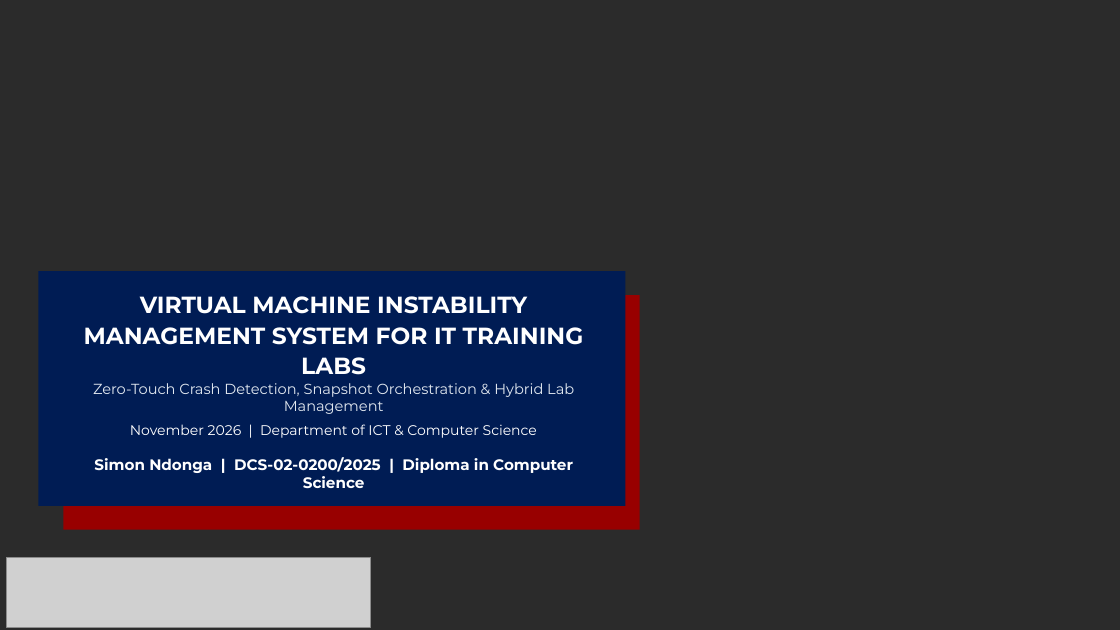
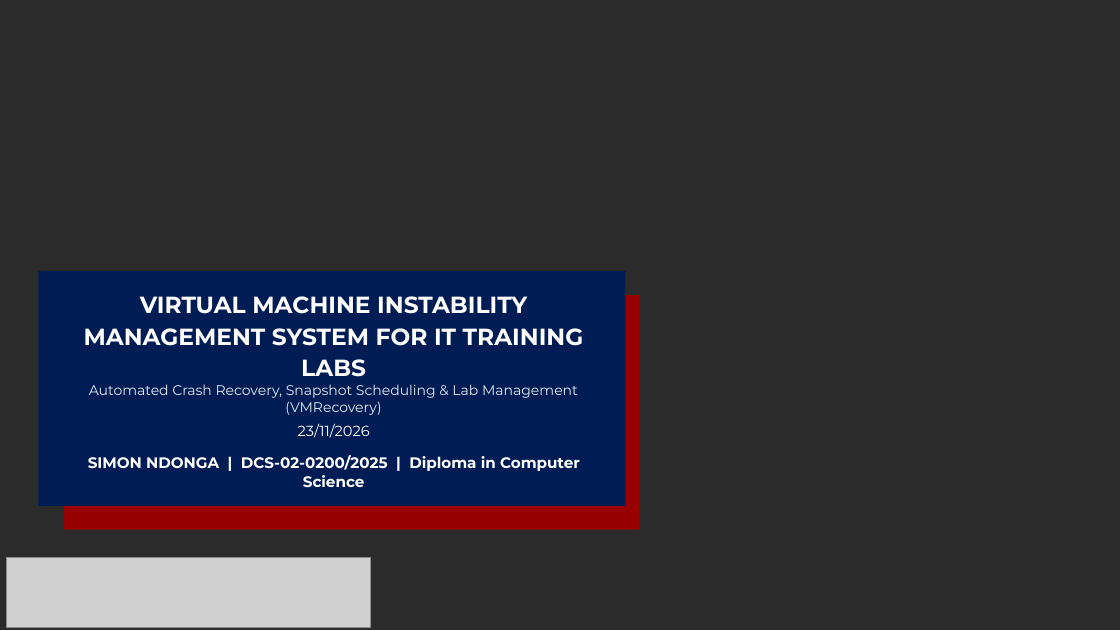
Before and after one commit to nomadspecter/vmrecovery, a slide deck: slide 1 of Milestones/Project_Presentation_SimonNdonga.pptx. Drawn at 1120x630 pixels with LibreOffice and Linux fonts; fonts in the diff are those of the drawing; grey boxes stand for pictures; background and template pictures are left out; a plain dark background stands for a picture behind light text. Boxes give left, top, right and bottom in pixels: in the first picture for what was removed or moved away, otherwise in the second. Text is boxed around its words. In the diff, an @@ line names an element or a change of style, - is before the commit and + after.

Commit message:
Streamline Zetech project defense presentation to concise 6-slide format

```diff
--- a/Milestones/Project_Presentation_SimonNdonga.pptx
+++ b/Milestones/Project_Presentation_SimonNdonga.pptx
@@ text "VIRTUAL MACHINE INSTABILITY MANAGEMENT SYSTEM ..." at bbox=[84, 296, 584, 377]: line spacing 1.1 to 1.12 @@
@@ text at bbox=[89, 384, 578, 415]: text changed; size 12.5 to 12 pt @@
-Zero-Touch Crash Detection, Snapshot Orchestration & Hybrid Lab Management
+Automated Crash Recovery, Snapshot Scheduling & Lab Management (VMRecovery)
@@ text at bbox=[298, 423, 370, 438]: text changed; size 12 to 12.5 pt @@
-November 2026 | Department of ICT & Computer Science
+23/11/2026
@@ text at bbox=[88, 455, 580, 488]: text changed @@
-Simon Ndonga | DCS-02-0200/2025 | Diploma in Computer Science
+SIMON NDONGA | DCS-02-0200/2025 | Diploma in Computer Science
```
Also in this commit, not shown: 3 other slides changed, 1 slide added, 7 slides removed, 1 other file.
